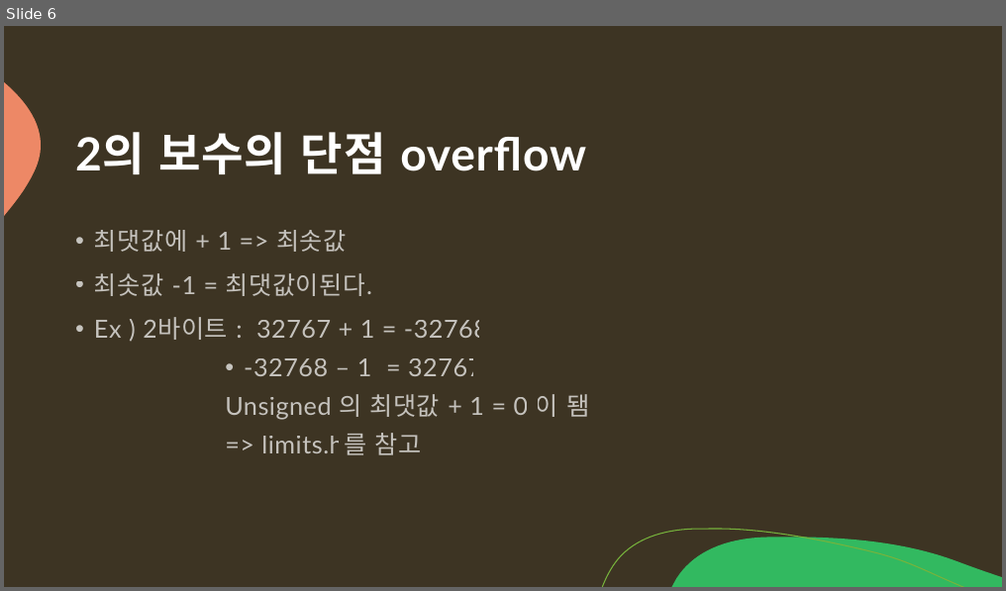
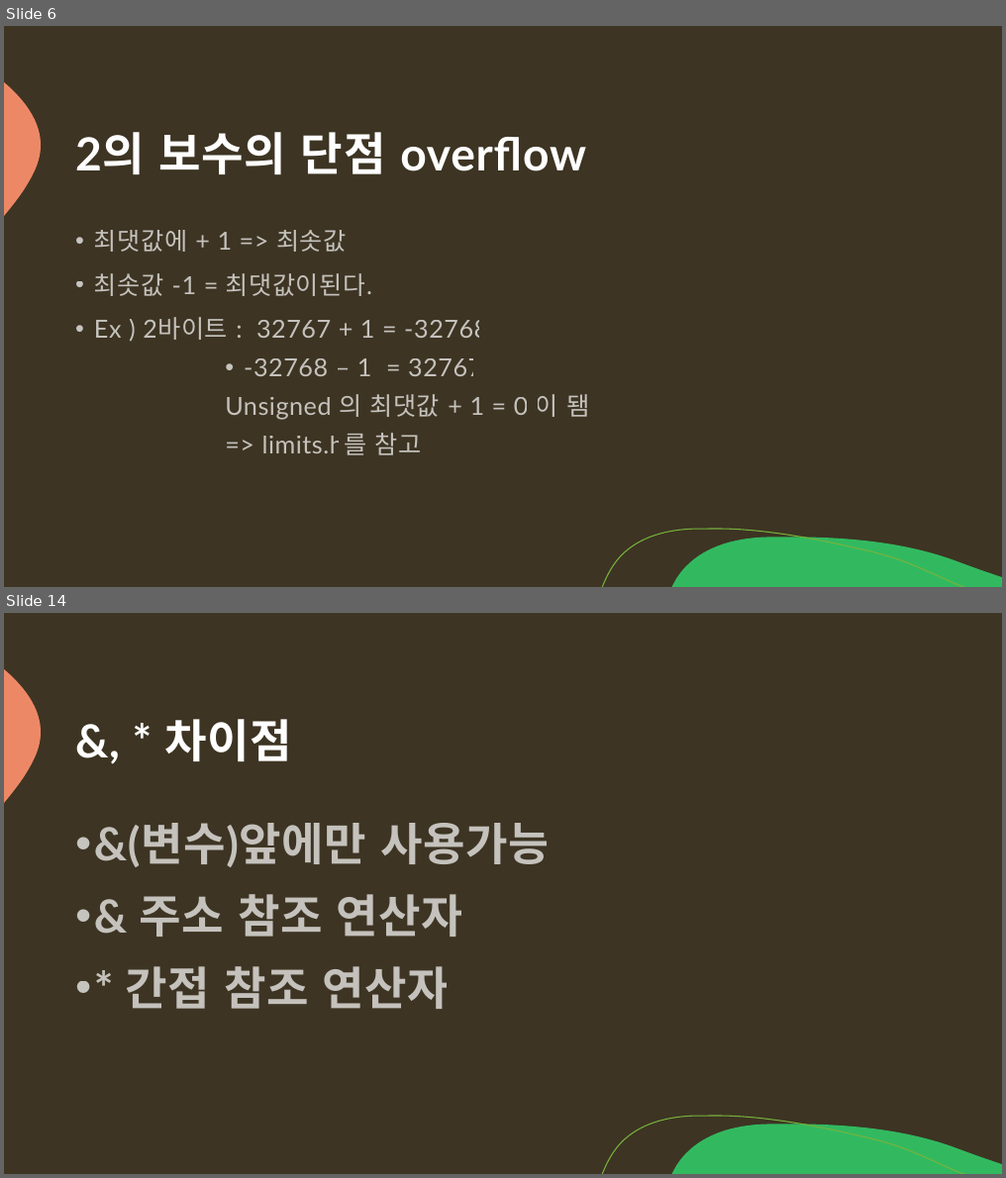
Before and after one commit to arkchimy/_Algorithm, a slide deck: 전공지식/C언어의 기초/C언어 기초지식.pptx. Shown one above the other, each under a label of ours: slide 6 before the commit, slides 6 and 14 after it; the slides between them are not shown. The pictures are 1006x591 and 1006x1178 pixels, drawn with LibreOffice and Linux fonts; fonts in the diff are those of the drawing. Boxes give left, top, right and bottom in pixels: in the first picture for what was removed or moved away, otherwise in the second. Text is boxed around its words. In the diff, an @@ line names an element or a change of style, - is before the commit and + after.

```diff
--- a/전공지식/C언어의 기초/C언어 기초지식.pptx
+++ b/전공지식/C언어의 기초/C언어 기초지식.pptx
@@ slide 14 added at (4, 613, 1002, 1174), background #3D3423; not listed: 3 template elements that a slide beside it also shows @@
@@ title added at (164, 719, 292, 761), 44 pt, text #FFFFFF, bold @@
+&, * 차이점
@@ text added at (94, 823, 550, 1009), 44 pt, text #FFFFFF at 70% opacity, bold @@
+• &(변수)앞에만 사용가능
+• & 주소 참조 연산자
+• * 간접 참조 연산자
```
Also in this commit, not shown: 4 slides changed, 10 other slides added.
